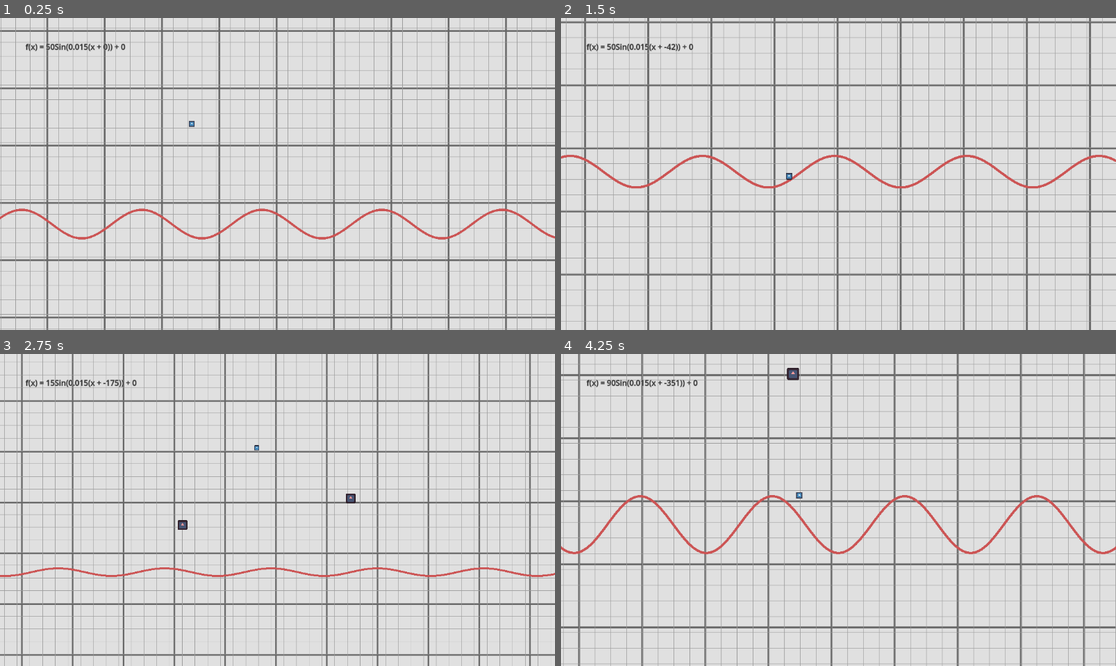
Above: before the commit, frames 1-4 (two rows, left to right).
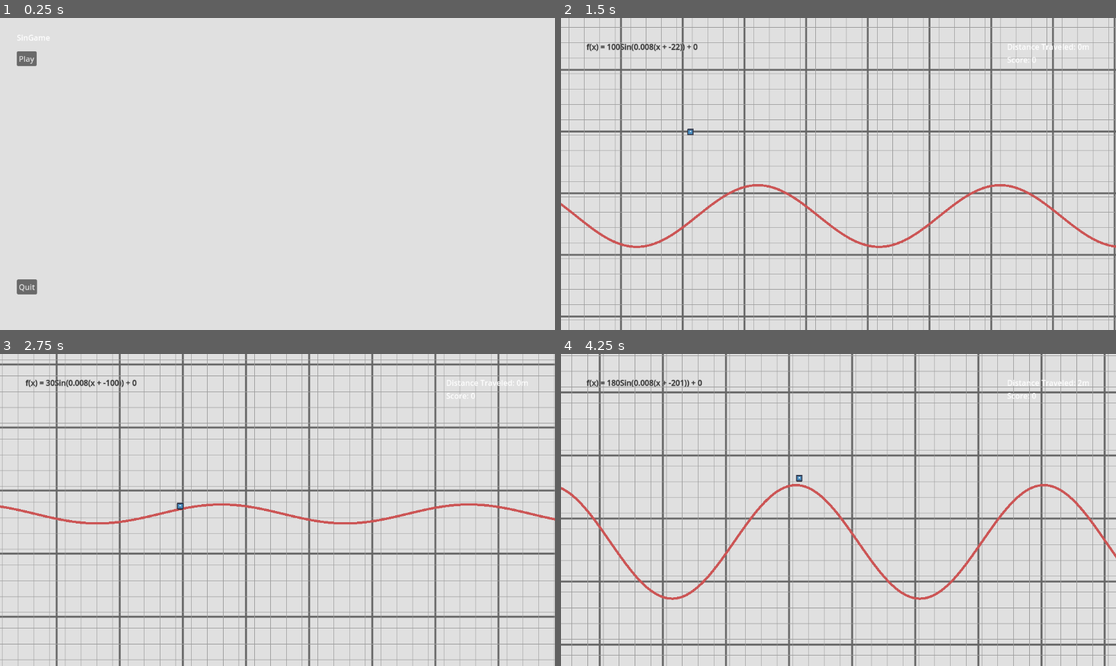
Above: after the commit, the same moments.

Repository: WillowMire/2025GameOffJam
Game: Godot game, scene res://scenes/title_menu.tscn
Same seed, same stepped clock (60 frames per second), same inputs: the game is played once before the commit and once after it. Before the commit the project starts from res://scenes/arcade.tscn. The engine's default icon, where the game draws it, is replaced by a stand-in: a white triangle on a blue panel in a dark square.
Inputs (mouse positions are in pixels of both pictures, inside the frame that each line leads up to):
- Up to frame 1 (0.25 s): no input
- Up to frame 2 (1.5 s): click (588, 58) at 0.5 s, where only the run after the commit has a clickable "Play"; tap Enter at 1.25 s; hold Right (right) from 1.28 s (still down)
- Up to frame 3 (2.75 s): release Right (right) at 2.03 s; hold Down (down) from 2.03 s (still down)
- Up to frame 4 (4.25 s): release Down (down) at 2.78 s; hold Right (right) 2.78-3.53 s; hold Up (up) from 3.53 s (still down)

The runs differ from the first frame. In frame 1, 16% of the frame differs, in the area x 0-100%, y 0-100%; in frame 2, 27%; in frame 3, 26%; in frame 4, 30%.

Commit message:
added play again button functionality, tweaked enemy spawning and game feel, added score tracking and distance traveled tracking

Diff:
--- a/game-off-2025-sine-wave-game/objects/zero_enemy.tscn
+++ b/game-off-2025-sine-wave-game/objects/zero_enemy.tscn
@@ -1,10 +1,13 @@
-[gd_scene load_steps=4 format=3 uid="uid://qmlcghvkiyd8"]
+[gd_scene load_steps=5 format=3 uid="uid://qmlcghvkiyd8"]
 
 [ext_resource type="Script" uid="uid://bhaewonj527ai" path="res://scripts/enem.gd" id="1_6aqg1"]
 [ext_resource type="Texture2D" uid="uid://d1oh54iesvoeo" path="res://sprites/icon.svg" id="2_h3yvs"]
 
 [sub_resource type="CircleShape2D" id="CircleShape2D_6e0rv"]
 radius = 17.75
+
+[sub_resource type="CircleShape2D" id="CircleShape2D_6aqg1"]
+radius = 70.0
 
 [node name="ZeroEnemy" type="Area2D"]
 collision_layer = 2
@@ -20,5 +23,12 @@
 scale = Vector2(0.3, 0.3)
 texture = ExtResource("2_h3yvs")
 
+[node name="CloseCall" type="Area2D" parent="."]
+
+[node name="CollisionShape2D" type="CollisionShape2D" parent="CloseCall"]
+shape = SubResource("CircleShape2D_6aqg1")
+debug_color = Color(1, 0, 0.016666412, 0)
+
 [connection signal="area_entered" from="." to="." method="_on_area_entered"]
 [connection signal="body_entered" from="." to="." method="_on_body_entered"]
+[connection signal="body_exited" from="CloseCall" to="." method="_on_close_call_body_exited"]
--- a/game-off-2025-sine-wave-game/project.godot
+++ b/game-off-2025-sine-wave-game/project.godot
@@ -11,7 +11,7 @@
 [application]
 
 config/name="GameOff2025-SineWaveGame"
-run/main_scene="uid://c6uubfh172683"
+run/main_scene="uid://jl7gul5xihvr"
 config/features=PackedStringArray("4.5", "GL Compatibility")
 config/icon="res://sprites/icon.svg"
 
--- a/game-off-2025-sine-wave-game/scenes/arcade.tscn
+++ b/game-off-2025-sine-wave-game/scenes/arcade.tscn
@@ -31,26 +31,36 @@
 [sub_resource type="LabelSettings" id="LabelSettings_j7ds0"]
 font_size = 31
 
-[node name="Arcade" type="Node2D" node_paths=PackedStringArray("player", "cam", "sin_label", "line")]
+[node name="Arcade" type="Node2D" node_paths=PackedStringArray("player", "cam_guide", "cam", "obj_generator", "sin_label", "score_label", "dist_traveled_label", "player_start_node", "line")]
 script = ExtResource("1_wer3u")
 player = NodePath("PlayerObject")
+cam_guide = NodePath("CamGuide")
 cam = NodePath("CamGuide/MainCam")
+obj_generator = NodePath("ObjectGeneration")
 sin_label = NodePath("CanvasLayer/SinFunc")
+score_label = NodePath("CanvasLayer/Score")
+dist_traveled_label = NodePath("CanvasLayer/DistanceTraveled")
+player_start_node = NodePath("InitialPlayerPosition")
 line = NodePath("SinWave")
-a_var = 50.0
-b_var = 0.015
-min_control_speed = 200.0
-max_control_speed = 250.0
+a_var = 100.0
+b_var = 0.008
+min_control_speed = 100.0
+max_control_speed = 150.0
 v_move_curve = SubResource("Curve_658re")
 v_up_multiplier = 0.3
 v_down_multiplier = 1.8
 h_move_control_lerp_time = 0.5
 
-[node name="ObjectGeneration" type="Node2D" parent="." node_paths=PackedStringArray("cam")]
+[node name="InitialPlayerPosition" type="Node2D" parent="."]
+position = Vector2(0, -285)
+
+[node name="ObjectGeneration" type="Node2D" parent="." node_paths=PackedStringArray("game_node", "cam")]
 script = ExtResource("2_8hgfh")
+game_node = NodePath("..")
 cam = NodePath("../CamGuide/MainCam")
-y_spawn_range = Vector2(150, -600)
-spawn_base_interval = 1.0
+max_spawn_y = -600.0
+min_spawn_y = 150.0
+spawn_base_interval = 0.9
 interval_random_variance = 0.2
 
 [node name="ZeroSpawn" type="Node2D" parent="ObjectGeneration"]
@@ -103,7 +113,7 @@
 debug_color = Color(0.66528, 0.5147997, 1.92523e-07, 0.41960785)
 
 [node name="SinWave" type="Line2D" parent="."]
-points = PackedVector2Array(0, 0, 1153, 0)
+points = PackedVector2Array(-26, 0, 178, 0)
 width = 7.625
 default_color = Color(0.8, 0.32800004, 0.32800004, 1)
 
@@ -125,6 +135,28 @@
 text = "f(x) = Asin(b(x+c))+d"
 label_settings = SubResource("LabelSettings_658re")
 
+[node name="Score" type="Label" parent="CanvasLayer"]
+anchors_preset = 1
+anchor_left = 1.0
+anchor_right = 1.0
+offset_left = -224.0
+offset_top = 75.0
+offset_right = -165.0
+offset_bottom = 98.0
+grow_horizontal = 0
+text = "Score: _"
+
+[node name="DistanceTraveled" type="Label" parent="CanvasLayer"]
+anchors_preset = 1
+anchor_left = 1.0
+anchor_right = 1.0
+offset_left = -224.0
+offset_top = 48.0
+offset_right = -55.0
+offset_bottom = 71.0
+grow_horizontal = 0
+text = "Distance Traveled: _m"
+
 [node name="DEBUG" type="Control" parent="CanvasLayer"]
 visible = false
 z_index = 5
@@ -143,91 +175,8 @@
 size_flags_horizontal = 3
 size_flags_vertical = 3
 
-[node name="A_Edit" type="LineEdit" parent="CanvasLayer/DEBUG"]
-layout_mode = 1
-anchors_preset = -1
-anchor_left = 1.525
-anchor_top = 0.175
-anchor_right = 1.525
-anchor_bottom = 0.175
-offset_left = 22.0
-offset_top = 7.0
-offset_right = 90.5625
-offset_bottom = 38.0
-metadata/_edit_use_anchors_ = true
-
-[node name="B_Edit" type="LineEdit" parent="CanvasLayer/DEBUG"]
-layout_mode = 1
-anchors_preset = -1
-anchor_left = 1.525
-anchor_top = 0.175
-anchor_right = 1.525
-anchor_bottom = 0.175
-offset_left = 115.0
-offset_top = 6.0
-offset_right = 183.5625
-offset_bottom = 37.0
-metadata/_edit_use_anchors_ = true
-
-[node name="C_Edit" type="LineEdit" parent="CanvasLayer/DEBUG"]
-layout_mode = 1
-anchors_preset = -1
-anchor_left = 1.525
-anchor_top = 0.175
-anchor_right = 1.525
-anchor_bottom = 0.175
-offset_left = 213.0
-offset_top = 7.0
-offset_right = 281.5625
-offset_bottom = 38.0
-metadata/_edit_use_anchors_ = true
-
-[node name="D_Edit" type="LineEdit" parent="CanvasLayer/DEBUG"]
-layout_mode = 1
-anchors_preset = -1
-anchor_left = 1.525
-anchor_top = 0.175
-anchor_right = 1.525
-anchor_bottom = 0.175
-offset_left = 307.0
-offset_top = 6.0
-offset_right = 375.5625
-offset_bottom = 37.0
-metadata/_edit_use_anchors_ = true
-
-[node name="A" type="Label" parent="CanvasLayer/DEBUG"]
-layout_mode = 0
-offset_left = 59.0
-offset_top = 20.0
-offset_right = 99.0
-offset_bottom = 43.0
-text = "A"
-
-[node name="B" type="Label" parent="CanvasLayer/DEBUG"]
-layout_mode = 0
-offset_left = 157.0
-offset_top = 20.0
-offset_right = 197.0
-offset_bottom = 43.0
-text = "B"
-
-[node name="C" type="Label" parent="CanvasLayer/DEBUG"]
-layout_mode = 0
-offset_left = 253.0
-offset_top = 18.0
-offset_right = 293.0
-offset_bottom = 41.0
-text = "C"
-
-[node name="D" type="Label" parent="CanvasLayer/DEBUG"]
-layout_mode = 0
-offset_left = 351.0
-offset_top = 16.0
-offset_right = 391.0
-offset_bottom = 39.0
-text = "D"
-
 [node name="Get slope" type="LineEdit" parent="CanvasLayer/DEBUG"]
+z_index = 5
 layout_mode = 0
 offset_left = 581.0
 offset_top = 17.0
@@ -292,7 +241,20 @@
 offset_right = 20.0
 offset_bottom = 128.0
 grow_horizontal = 2
-text = "Distance Traveled: ___m"
+text = "Score: __"
+horizontal_alignment = 1
+
+[node name="DistanceTraveled" type="Label" parent="CanvasLayer/EndGameScreen"]
+layout_mode = 1
+anchors_preset = 5
+anchor_left = 0.5
+anchor_right = 0.5
+offset_left = -109.0
+offset_top = 132.0
+offset_right = 109.0
+offset_bottom = 155.0
+grow_horizontal = 2
+text = "Distance Traveled: _m"
 horizontal_alignment = 1
 
 [node name="QuitToMenu" type="Button" parent="CanvasLayer/EndGameScreen"]
@@ -355,9 +317,5 @@
 [connection signal="body_entered" from="PlayerObject" to="PlayerObject" method="_on_body_entered"]
 [connection signal="body_entered" from="PlayerObject/Area2D" to="PlayerObject" method="_on_area_2d_body_entered"]
 [connection signal="body_exited" from="PlayerObject/Area2D" to="PlayerObject" method="_on_area_2d_body_exited"]
-[connection signal="text_submitted" from="CanvasLayer/DEBUG/A_Edit" to="." method="_on_a_edit_text_submitted"]
-[connection signal="text_submitted" from="CanvasLayer/DEBUG/B_Edit" to="." method="_on_b_edit_text_submitted"]
-[connection signal="text_submitted" from="CanvasLayer/DEBUG/C_Edit" to="." method="_on_c_edit_text_submitted"]
-[connection signal="text_submitted" from="CanvasLayer/DEBUG/D_Edit" to="." method="_on_d_edit_text_submitted"]
 [connection signal="pressed" from="CanvasLayer/EndGameScreen/QuitToMenu" to="." method="_on_quit_to_menu_pressed"]
 [connection signal="pressed" from="CanvasLayer/EndGameScreen/PlayAgain" to="." method="_on_play_again_pressed"]
--- a/game-off-2025-sine-wave-game/scenes/title_menu.tscn
+++ b/game-off-2025-sine-wave-game/scenes/title_menu.tscn
@@ -19,7 +19,7 @@
 offset_bottom = 52.0
 text = "SinGame"
 
-[node name="Button" type="Button" parent="."]
+[node name="Play" type="Button" parent="."]
 layout_mode = 0
 offset_left = 35.0
 offset_top = 69.0
@@ -27,4 +27,14 @@
 offset_bottom = 100.0
 text = "Play"
 
-[connection signal="pressed" from="Button" to="." method="_on_button_pressed"]
+[node name="Quit" type="Button" parent="."]
+layout_mode = 0
+offset_left = 35.0
+offset_top = 543.0
+offset_right = 77.0
+offset_bottom = 574.0
+text = "Quit
+"
+
+[connection signal="pressed" from="Play" to="." method="_on_button_pressed"]
+[connection signal="pressed" from="Quit" to="." method="_on_quit_pressed"]
--- a/game-off-2025-sine-wave-game/scripts/arcade_main.gd
+++ b/game-off-2025-sine-wave-game/scripts/arcade_main.gd
@@ -2,9 +2,16 @@
 class_name _ArcadeMain
 
 @export var DEBUG : bool
+
+@export_group("Nodes")
 @export var player : RigidBody2D
+@export var cam_guide : _CamGuide
 @export var cam : Camera2D
+@export var obj_generator : _ObjectGeneration
 @export var sin_label : Label
+@export var score_label : Label
+@export var dist_traveled_label : Label
+@export var player_start_node : Node2D
 
 var sin_collision : CollisionShape2D
 var seg : SegmentShape2D
@@ -14,51 +21,65 @@
 var collision_vect_array : Array[Vector2]
 @export_group("Wave Variables")
 @export var a_var : float
+var initial_a : float
 @export var b_var : float
+var initial_b : float
 @export var c_var : float
+var initial_c : float
 @export var d_var : float
+var initial_d : float
 @export var min_control_speed : float
 @export var max_control_speed : float
 @export var v_move_curve : Curve
 @export var v_up_multiplier : float
 @export var v_down_multiplier : float
 @export var h_move_control_lerp_time : float
+var score : int : set = set_score
+var dist_traveled : int : set = set_dist_traveled
+var start_pos : float
+var running : bool
+
+var prev_dist_traveled
+func set_dist_traveled(value : int):
+	dist_traveled_label.text = "Distance Traveled: " + str(value) + "m"
+	dist_traveled = value
+	if value == 0: return
+	if value%10 == 0 && value != prev_dist_traveled:
+		add_score(1)
+	prev_dist_traveled = value
+
+func set_score(value : int):
+	score_label.text = "Score: " + str(value)
+	score = value
+
+func calc_dist_traveled(distance : int) -> int:
+	#convert distance in pixels to whatever I want
+	@warning_ignore("integer_division")
+	var dist = roundi(distance / 200)
+	return dist
 
 func _ready() -> void:
-	setup_ui()
-	initial_a = a_var
-	player.connect("game_end", end_game)
-	draw_wave()
-	draw_collision()
-	start_sin_collision()
-	#poly_start_sin_collision()
-	update_sin_label()
+	setup_game()
 
 func setup_ui():
+	$CanvasLayer/Score.visible = true
+	$CanvasLayer/DistanceTraveled.visible = true
 	$CanvasLayer/EndGameScreen.visible = false
 	if DEBUG:
 		$CanvasLayer/DEBUG.visible = true
-		$CanvasLayer/DEBUG/A_Edit.text = str(a_var)
-		$CanvasLayer/DEBUG/B_Edit.text = str(b_var)
-		$CanvasLayer/DEBUG/C_Edit.text = str(c_var)
-		$CanvasLayer/DEBUG/D_Edit.text = str(d_var)
-
-var game_ended : bool = false
-func end_game(end_type : String):
-	match end_type:
-		"zero":
-			game_ended = true
-			sin_label.text = "f(x) = 0"
-			draw_wave("zero")
-			update_sin_collision()
-	$CanvasLayer/EndGameScreen.visible = true
 
 func _process(_delta: float) -> void:
 	if DEBUG:
 		$CanvasLayer/DEBUG/PlayerPos.text = "Pos:(" + str(roundi(player.global_position.x)) + ", " + str(roundi(player.global_position.y)) + ")"
-
-#might change to _process if theres a problem
+	if game_ended: return
+	@warning_ignore("narrowing_conversion")
+	set_dist_traveled(calc_dist_traveled(player.global_position.x - start_pos))
+
 func _physics_process(delta: float) -> void:
+	if !running:
+		if Input.is_anything_pressed():
+			start_game()
+		return
 	move_wave_data(delta) # controls wave by changing variables before
 	if game_ended:
 		return
@@ -77,7 +98,7 @@
 func draw_collision():
 	var _pos = player.global_position.x
 	collision_vect_array.clear()
-	for x in range(_pos - 50, _pos + 50, 5):
+	for x in range(_pos - 50, _pos + 50, 2):
 		var i = Vector2(x, sin_func_math(x, a_var, b_var, c_var, d_var))
 		collision_vect_array.append(i)
 
@@ -99,22 +120,9 @@
 		_seg.b = collision_vect_array[i+1]
 		sin_collision_array[i].shape = _seg
 
-	# this might be laggy ASF so maybe fix later tee hee
-	#for child in $WaveCollision.get_children():
-		#child.queue_free()
-	#for i in vect_array.size() - 1:
-		#var inst = CollisionShape2D.new()
-		#var _seg = SegmentShape2D.new()
-		#_seg.a = vect_array[i]
-		#_seg.b = vect_array[i+1]
-		#inst.shape = _seg
-		#$WaveCollision.add_child(inst)
-		#sin_collision_array.append(inst)
-
 var v_move_timer : float
 var h_move_timer : float
 var prev_v_input
-var initial_a : float
 var temp_cur_a : float
 var moving : bool
 var prev_moving : bool
@@ -173,9 +181,6 @@
 		"zero": func_mult = 0
 	var l = get_viewport().get_visible_rect().size.x * (1 / cam.zoom.x) / 2
 	var cent = cam.get_screen_center_position().x
-	#$"../Sprite2D".global_position.x = cam.get_screen_center_position().x - l / 2
-	#$"../Sprite2D2".global_position.x = cam.get_screen_center_position().x + l / 2
-	#var j = roundi(player.position.x)
 	visual_vect_array.clear()
 	for x in range(cent - l - 50, cent + l + 200, 10):
 		var i = Vector2(x, func_mult * sin_func_math(x, a_var, b_var, c_var, d_var))
@@ -193,9 +198,67 @@
 	dydx = (a * b * -cos(b * (x + c)))
 	return dydx
 
+func setup_game():
+	setup_ui()
+	start_pos = player_start_node.global_position.x
+	score = 0
+	initial_a = a_var
+	initial_b = b_var
+	initial_c = c_var
+	initial_d = d_var
+	player.connect("game_end", end_game)
+	player.connect("gained_score", add_score)
+	draw_wave()
+	draw_collision()
+	start_sin_collision()
+	update_sin_label()
+
+	player.global_position = player_start_node.global_position
+	player.freeze = true
+	running = false
+
+func add_score(value : int):
+	if game_ended: return
+	score += value
+	print("added score: " + str(value))
+
+func start_game():
+	player.freeze = false
+	running = true
+
+func reset_game():
+	game_ended = false
+	a_var = initial_a
+	b_var = initial_b
+	c_var = initial_c
+	d_var = initial_d
+	setup_ui()
+	update_sin_label()
+	score = 0
+	obj_generator.despawn_all()
+	player.global_position = player_start_node.global_position
+	player.freeze = true
+	cam_guide.position = cam_guide.find_pos()
+	cam.zoom = cam_guide.find_zoom()
+	draw_wave()
+	running = false
+
+var game_ended : bool = false
+func end_game(end_type : String):
+	match end_type:
+		"zero":
+			game_ended = true
+			sin_label.text = "f(x) = 0"
+			draw_wave("zero")
+			update_sin_collision()
+	$CanvasLayer/Score.visible = false
+	$CanvasLayer/DistanceTraveled.visible = false
+	$CanvasLayer/EndGameScreen/DistanceTraveled.text = "Distance Traveled: " + str(dist_traveled) + "m"
+	$CanvasLayer/EndGameScreen/Score.text = "Score: " + str(score)
+	$CanvasLayer/EndGameScreen.visible = true
 
 func _on_play_again_pressed() -> void:
-	pass # reset scene, and whatever that entails
+	reset_game()
 
 
 func _on_quit_to_menu_pressed() -> void:
--- a/game-off-2025-sine-wave-game/scripts/enem.gd
+++ b/game-off-2025-sine-wave-game/scripts/enem.gd
@@ -1,9 +1,15 @@
 extends Area2D
 class_name _Enem
 
-
+var player_die : bool = false
 
 func _on_body_entered(body: Node2D) -> void:
 	if body.get_script().get_global_name() == "_PlayerObject":
 		body.game_end.emit("zero")
 		self.queue_free()
+		player_die = true
+
+func _on_close_call_body_exited(body: Node2D) -> void:
+	if body.get_script().get_global_name() == "_PlayerObject":
+		if player_die: return
+		body.gained_score.emit(10)
--- a/game-off-2025-sine-wave-game/scripts/object_generation.gd
+++ b/game-off-2025-sine-wave-game/scripts/object_generation.gd
@@ -1,15 +1,18 @@
 extends Node2D
 class_name _ObjectGeneration
 
+@export var game_node : _ArcadeMain
 @export var cam : Camera2D
 var zero_enem = preload("res://objects/zero_enemy.tscn")
-@export var y_spawn_range : Vector2
+@export var max_spawn_y : float
+@export var min_spawn_y : float
 @export var spawn_base_interval : float
 @export var interval_random_variance : float
 
 func _process(delta: float) -> void:
 	if spawn_base_interval - interval_random_variance < 0:
 		push_error("timer can be negative, make sure interval_random_variance is less than spawn_base_interval")
+	if !game_node.running: return
 	spawner(delta)
 	despawner()
 
@@ -18,7 +21,8 @@
 func spawner(delta : float) -> void:
 	if spawn_timer >= temp_spawn_inteval:
 		temp_spawn_inteval = randf_range(spawn_base_interval - interval_random_variance, spawn_base_interval + interval_random_variance)
-		spawn_zero(get_spawn_location())
+		spawn_zero(get_spawn_location(2))
+		spawn_zero(get_spawn_location(1))
 		spawn_timer = 0
 	spawn_timer += delta
 
@@ -32,11 +36,20 @@
 	for i in $ZeroSpawn.get_children().filter(check_out_bounds):
 		i.queue_free()
 
-func get_spawn_location() -> Vector2:
+func despawn_all() -> void:
+	for i in $ZeroSpawn.get_children():
+		queue_free()
+
+func get_spawn_location(curve_exponent : float) -> Vector2:
 	var l = get_viewport().get_visible_rect().size.x * (1 / cam.zoom.x) / 2
 	var cent = cam.get_screen_center_position().x
-	var i = randf_range(y_spawn_range.x, y_spawn_range.y)
-	return Vector2(cent + l + 150, i)
+	var offset = min_spawn_y - max_spawn_y
+	var tx = pow(max_spawn_y + offset, 1/curve_exponent)
+	var ty = pow(min_spawn_y + offset, 1/curve_exponent)
+	var i = randf_range(tx, ty)
+	var j = pow(i, curve_exponent) - offset
+	var k = randf_range(50, 100 + offset)
+	return Vector2(cent + l  + k, j)
 
 func spawn_zero(pos : Vector2) -> void:
 	var i = zero_enem.instantiate()
--- a/game-off-2025-sine-wave-game/scripts/player_object.gd
+++ b/game-off-2025-sine-wave-game/scripts/player_object.gd
@@ -7,9 +7,12 @@
 @export var downhill_force_mult : float
 var collided : bool
 var col_timer : float
+@onready var initial_grav : float = self.gravity_scale
 
 @warning_ignore("unused_signal")
 signal game_end(end_type_name : String)
+@warning_ignore("unused_signal")
+signal gained_score(amount : int)
 
 func _process(delta: float) -> void:
 	if game_node.game_ended:
@@ -55,4 +58,5 @@
 
 
 func _on_area_2d_body_exited(body: Node2D) -> void:
-	collided = false
+	if body.name == "WaveCollision":
+		collided = false
--- a/game-off-2025-sine-wave-game/scripts/title_menu.gd
+++ b/game-off-2025-sine-wave-game/scripts/title_menu.gd
@@ -3,3 +3,7 @@
 
 func _on_button_pressed() -> void:
 	get_tree().change_scene_to_file("res://scenes/arcade.tscn")
+
+
+func _on_quit_pressed() -> void:
+	get_tree().quit()
